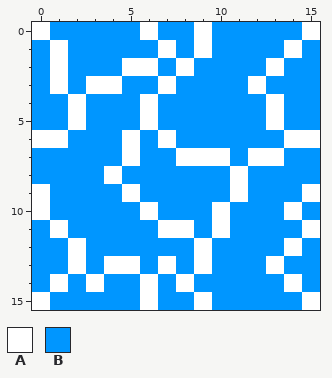
Pixel-art file: ProjectMicro/Assets/Art/Tiles/Water_NESW01.aseprite. Above, as it was before the edit.
16x16 pixels, 1 frame.
Palette (. is transparent): A #ffffff  B #0096ff
Pixels before, first column x 0:
 0 ABBBBBABBABBBBBA
 1 BABBBBBABABBBBAB
 2 BABBBAABABBBBABB
 3 BABAABBABBBBABBB
 4 BBABBBABBBBBBABB
 5 BBABBBABBBBBBABB
 6 AABBBABABBBBBBAA
 7 BBBBBABBAAABAABB
 8 BBBBABBBBBBABBBB
 9 ABBBBABBBBBABBBA
10 ABBBBBABBBABBBAB
11 BABBBBBAABABBBBA
12 BBABBBBBBABBBBAB
13 BBABAABABABBBABB
14 BABABBABABBBBBAB
15 ABBBBBABBABBBBBA
The result:
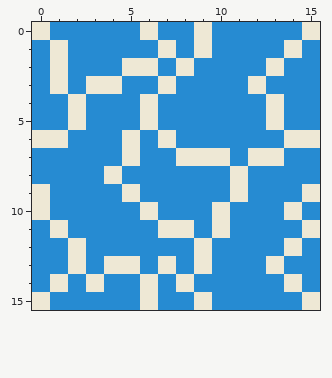
The exact change:
colour A: #ffffff -> #eee8d5
colour B: #0096ff -> #268bd2
